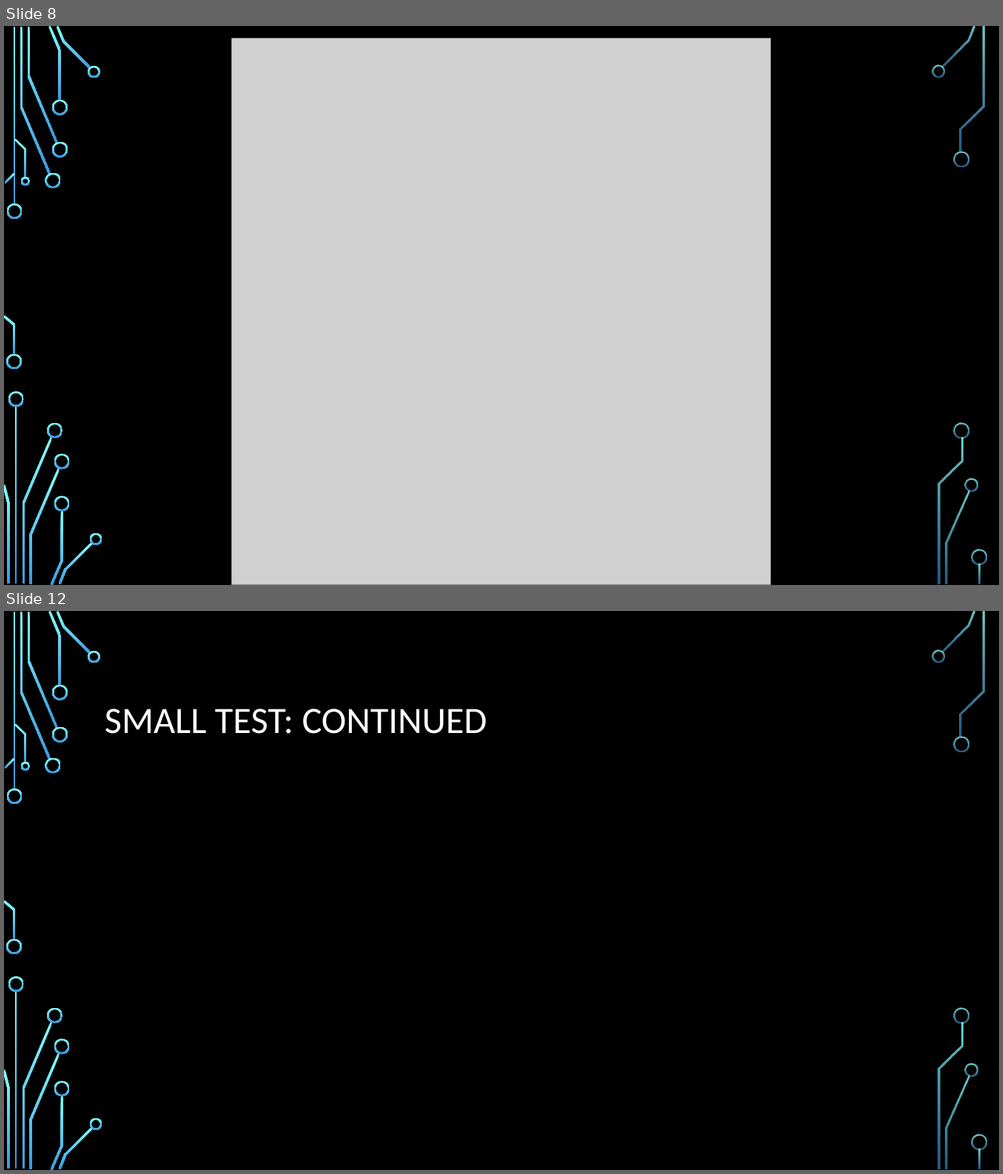
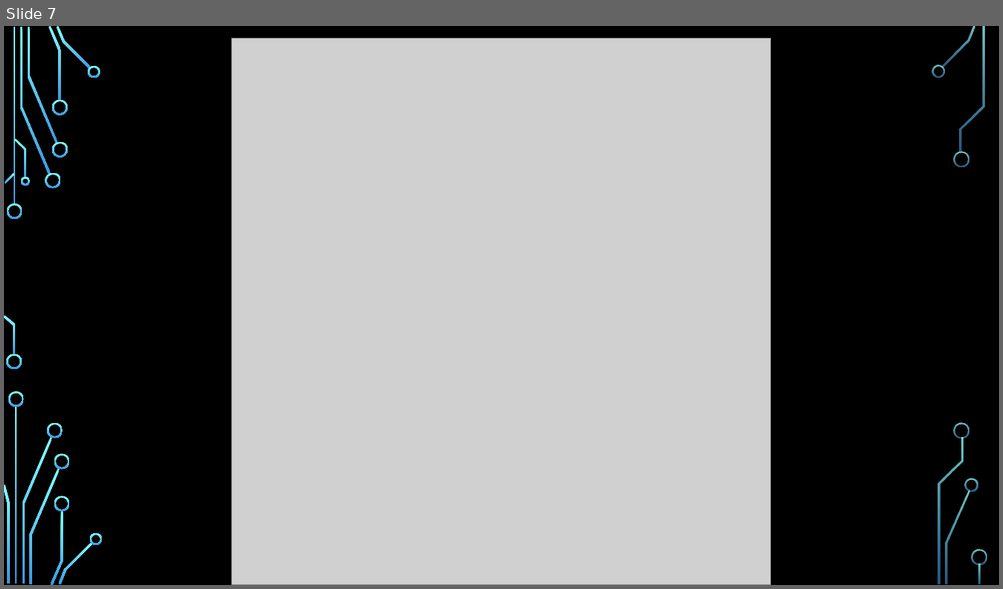
Before and after one commit to saleisha57/Bioinformatics_Final, a slide deck: Aleisha PowerPoint Edit.pptx. Shown one above the other, each under a label of ours: slides 8 and 12 before the commit, slide 7 after it; the slides between them are not shown. The pictures are 1003x1174 and 1003x589 pixels, drawn with LibreOffice and Linux fonts; fonts in the diff are those of the drawing; grey boxes stand for pictures; background and template pictures are left out. Boxes give left, top, right and bottom in pixels: in the first picture for what was removed or moved away, otherwise in the second. Text is boxed around its words. In the diff, an @@ line names an element or a change of style, - is before the commit and + after.

```diff
--- a/Aleisha PowerPoint Edit.pptx
+++ b/Aleisha PowerPoint Edit.pptx
@@ slide 12 removed at bbox=[4, 611, 999, 1170], background picture (left out); not listed: 36 template elements that a slide beside it also shows @@
@@ title removed at bbox=[105, 709, 487, 734] @@
-SMALL TEST: CONTINUED
@@ what was slide 8 is now slide 7 @@
```
Also in this commit, not shown: 9 slides changed, 13 slides added, 3 other slides removed, 1 other file.
